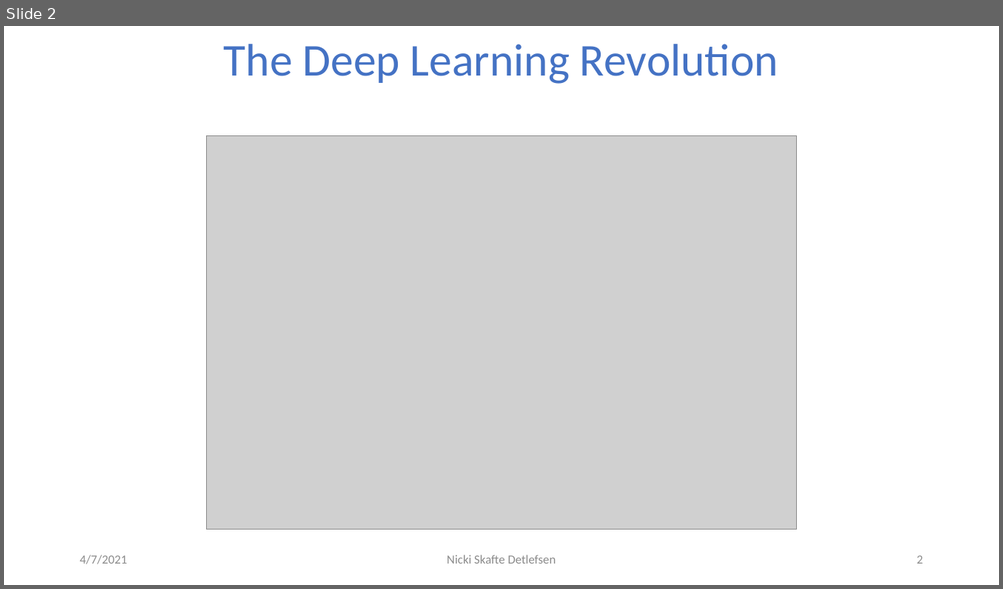
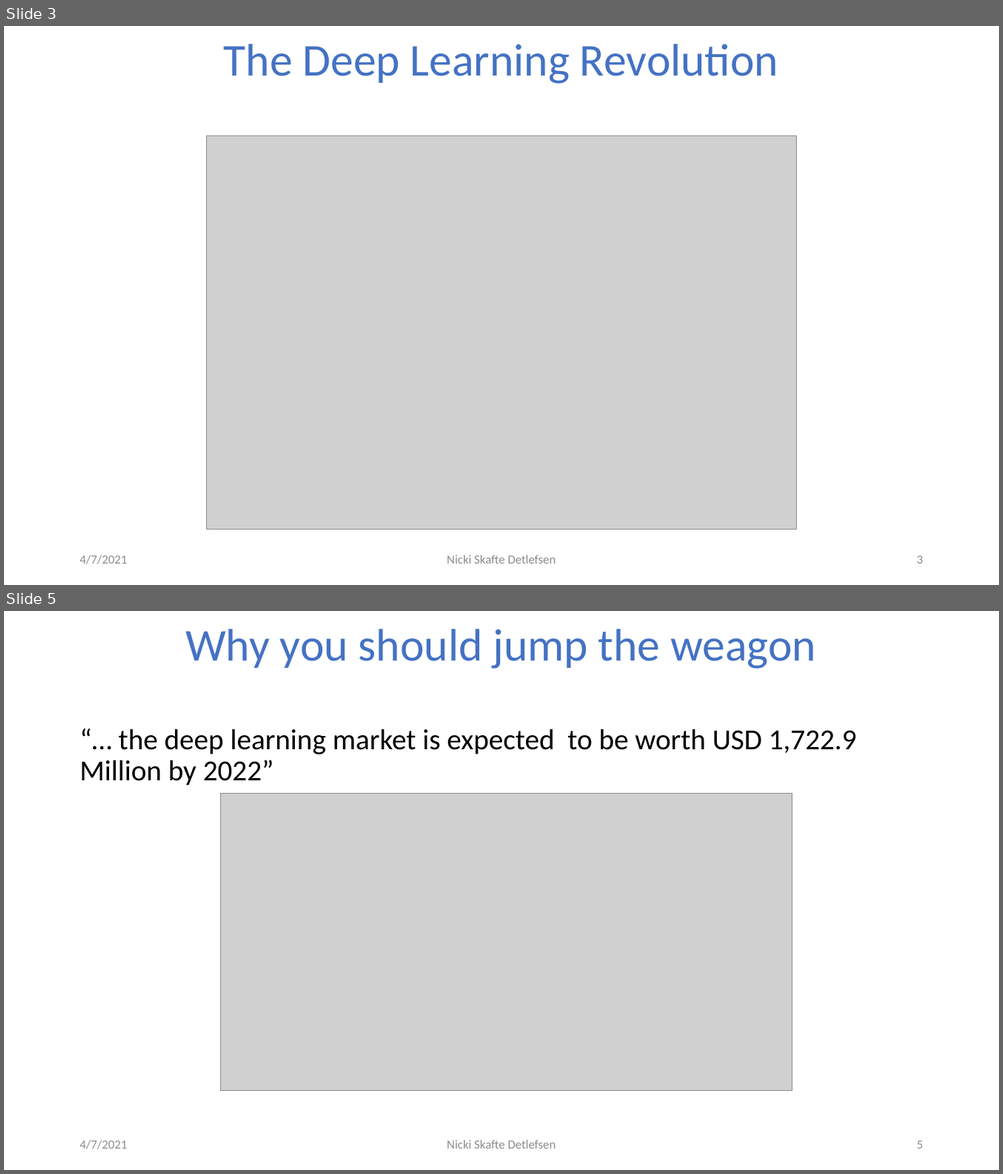
Before and after one commit to DeepEasterbunny/dtu_mlops, a slide deck: How autodiff changed the world.pptx. Shown one above the other, each under a label of ours: slide 2 before the commit, slides 3 and 5 after it; the slides between them are not shown. The pictures are 1003x589 and 1003x1174 pixels, drawn with LibreOffice and Linux fonts; fonts in the diff are those of the drawing; grey boxes stand for pictures; background and template pictures are left out. Boxes give left, top, right and bottom in pixels: in the first picture for what was removed or moved away, otherwise in the second. Text is boxed around its words. In the diff, an @@ line names an element or a change of style, - is before the commit and + after.

```diff
--- a/How autodiff changed the world.pptx
+++ b/How autodiff changed the world.pptx
@@ slide 5 added at (x1=4, y1=611, x2=999, y2=1170), background #FFFFFF @@
@@ title added at (x1=185, y1=629, x2=816, y2=669), 44 pt, text #4472C4 @@
+Why you should jump the weagon
@@ text added at (x1=79, y1=729, x2=856, y2=786), 28 pt, text #000000 @@
+“… the deep learning market is expected to be worth USD 1,722.9 Million by 2022”
@@ picture added at (x1=220, y1=793, x2=792, y2=1091) @@
@@ text added at (x1=79, y1=1140, x2=127, y2=1150), 12 pt, text #8C8C8C @@
+4/7/2021
@@ text added at (x1=447, y1=1140, x2=556, y2=1149), 12 pt, text #8C8C8C @@
+Nicki Skafte Detlefsen
@@ page number added at (x1=916, y1=1141, x2=922, y2=1149), 12 pt, text #8C8C8C @@
+5
@@ what was slide 2 is now slide 3 @@
@@ page number at (x1=916, y1=556, x2=922, y2=564): text changed @@
-2
+3
```
Also in this commit, not shown: 3 slides changed, 2 other slides added.
